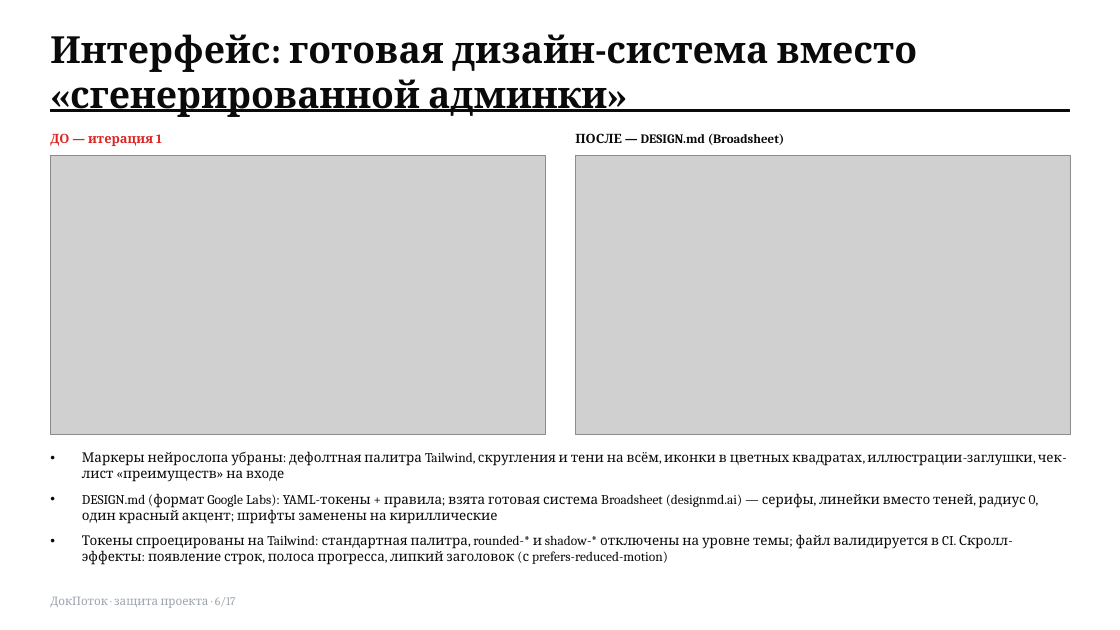
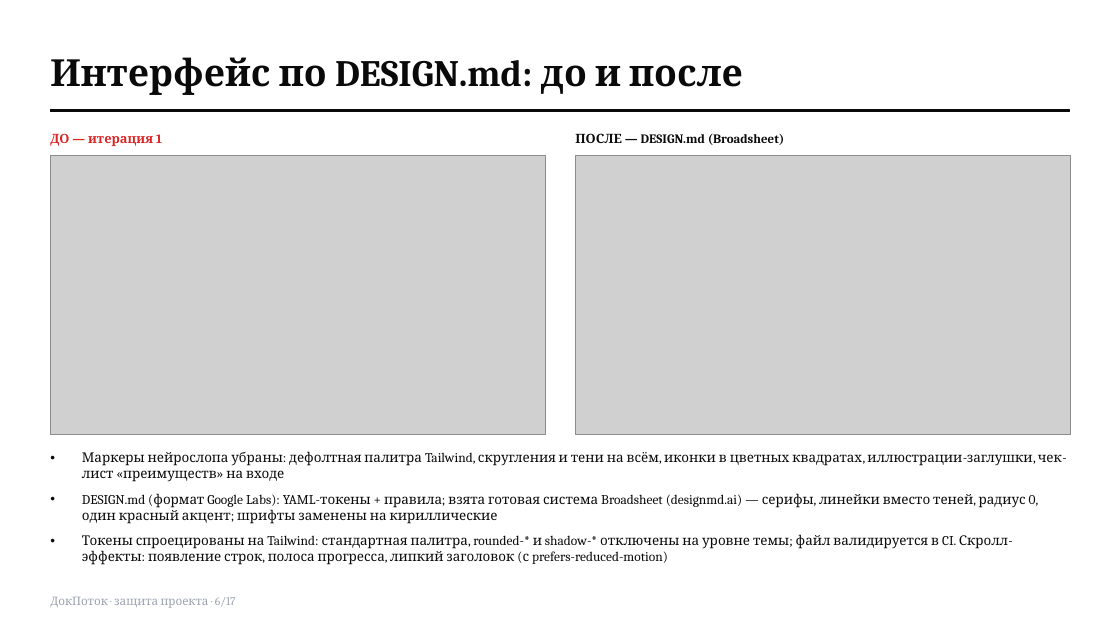
Before and after one commit to topchiiaa-eng/docflow, a slide deck: slide 6 of docs/presentation.pptx. Drawn at 1120x630 pixels with LibreOffice and Linux fonts; fonts in the diff are those of the drawing; grey boxes stand for pictures. Boxes give left, top, right and bottom in pixels: in the first picture for what was removed or moved away, otherwise in the second. Text is boxed around its words. In the diff, an @@ line names an element or a change of style, - is before the commit and + after.

```diff
--- a/docs/presentation.pptx
+++ b/docs/presentation.pptx
@@ text at [50,57,743,95]: text changed @@
-Интерфейс: готовая дизайн-система вместо «сгенерированной админки»
+Интерфейс по DESIGN.md: до и после
```
Also in this commit, not shown: 2 other files.
